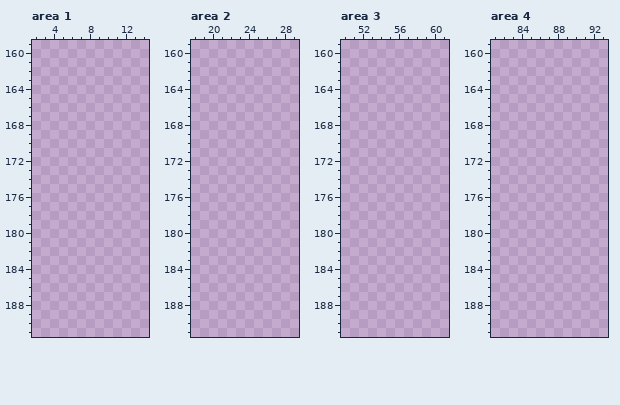
Pixel-art file -- assets/graphic.ase. Above, as it was before the edit.
1280x720 pixels, 1 frame. Colours within 5 levels of each other are drawn and written as one. Shown: area 1: x 2..14, y 159..191; area 2: x 18..29, y 159..191; area 3: x 50..61, y 159..191; area 4: x 81..93, y 159..191. The commit also changed other parts of the picture, which this record leaves out.
Palette (. is transparent): 
Now the later version:
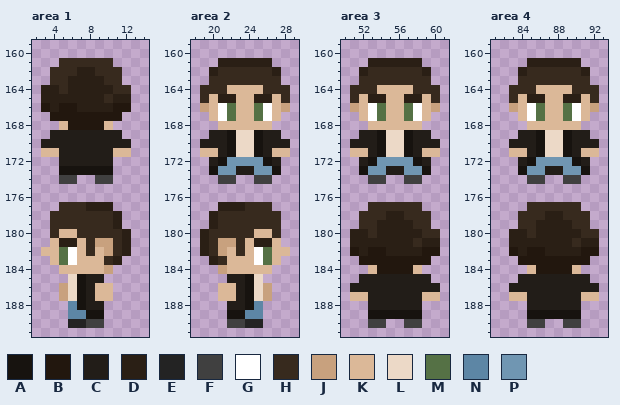
Colours new in this view: A #17130f  B #22170e  C #221d18  D #2a1f15  E #232323  F #404040  G #ffffff  H #372a1e  J #c8a17e  K #dbb898  L #ecd9c7  M #557145  N #5d86a5  P #7096b2
Change:
Changed rows in their new state; - is an unchanged pixel.
Area 1:
first column x 3:
161 --HHHHHH--
162 -HHHDDHHH-
163 -HHDDDDHH-
164 DDHDDDDDHH
165 DDDDDDDHDD
166 BDBBDDDDBB
167 -BBBBBBBB-
168 --KBBBBK--
169 -CCCCCCCC-
170 CCCCCCCCCC
171 KKCCCCCCKK
172 --CCCCCC--
173 --AAAAAA--
174 --FF--FF--
177 --HHHDDD--
178 -HHHHHHHD-
179 -HHHHHHHD-
180 -HKKHHHHHD
181 -KDDKHJJHD
182 KKMGKHKJHD
183 -KMGKKKHD-
184 --KKKKKJ--
185 ---LACC---
186 --JLACKK--
187 --JLACKK--
188 ---NACC---
189 ---NNAA---
190 ---EEFF---
Area 2:
first column x 19:
161 --DDDDDD--
162 -DHHHHHHD-
163 -HHHHHHHH-
164 HHHKKKKHHH
165 HKDDKKDDKH
166 JKGMKKMGKJ
167 -KGMKKMGK-
168 --KKKKKK--
169 -CCALLACC-
170 CCCALLACCC
171 KKCALLACKK
172 -CAPPPPAC-
173 -APPCCPPA-
174 --FF--FF--
177 --DDDHHH--
178 -DHHHHHHH-
179 -DHHHHHHH-
180 DHHHHHKKH-
181 DHJJHKDDK-
182 DHJKHKGMKK
183 -DHKKKGMK-
184 --JKKKKK--
185 ---CCAL---
186 --KKCALJ--
187 --KKCALJ--
188 ---CCAN---
189 ---AANN---
190 ---FFEE---
Area 3:
first column x 51:
161 --DDDDDD--
162 -DHHHHHHD-
163 -HHHHHHHH-
164 HHHKKKKHHH
165 HKDDKKDDKH
166 JKGMKKMGKJ
167 -KGMKKMGK-
168 --KKKKKK--
169 -CCALLACC-
170 CCCALLACCC
171 KKCALLACKK
172 -CAPPPPAC-
173 -APPCCPPA-
174 --FF--FF--
177 --HHHHHH--
178 -HHHDDHHH-
179 -HHDDDDHH-
180 DDHDDDDDHH
181 DDDDDDDHDD
182 BDBBDDDDBB
183 -BBBBBBBB-
184 --KBBBBK--
185 -CCCCCCCC-
186 CCCCCCCCCC
187 KKCCCCCCKK
188 --CCCCCC--
189 --AAAAAA--
190 --FF--FF--
Area 4:
first column x 83:
161 --DDDDDD--
162 -DHHHHHHD-
163 -HHHHHHHH-
164 HHHKKKKHHH
165 HKDDKKDDKH
166 JKGMKKMGKJ
167 -KGMKKMGK-
168 --KKKKKK--
169 -CCALLACC-
170 CCCALLACCC
171 KKCALLACKK
172 -CAPPPPAC-
173 -APPCCPPA-
174 --FF--FF--
177 --HHHHHH--
178 -HHHDDHHH-
179 -HHDDDDHH-
180 DDHDDDDDHH
181 DDDDDDDHDD
182 BDBBDDDDBB
183 -BBBBBBBB-
184 --KBBBBK--
185 -CCCCCCCC-
186 CCCCCCCCCC
187 KKCCCCCCKK
188 --CCCCCC--
189 --AAAAAA--
190 --FF--FF--
Pixel boxes of the changes (left, top, right, bottom) in both pictures:
added: (41, 58, 131, 328)
added: (200, 58, 290, 328)
added: (350, 58, 440, 328)
added: (509, 58, 599, 328)
